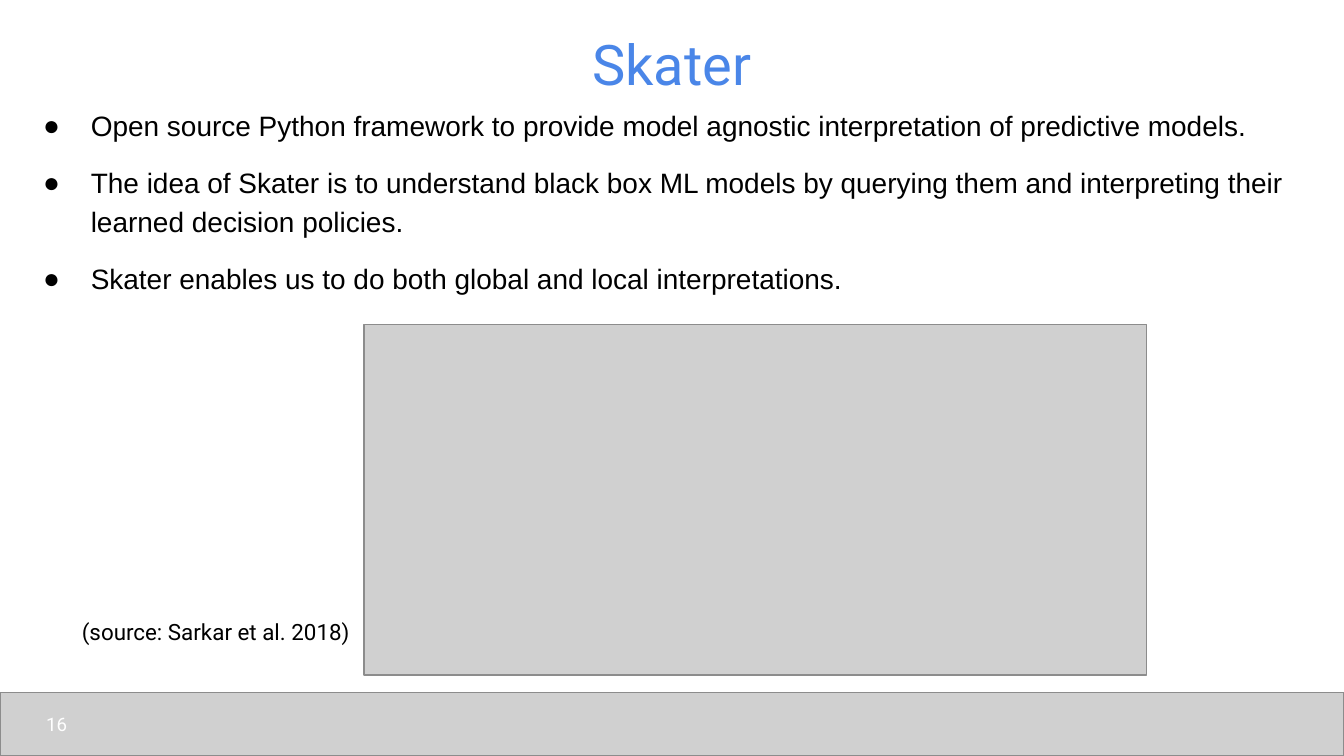
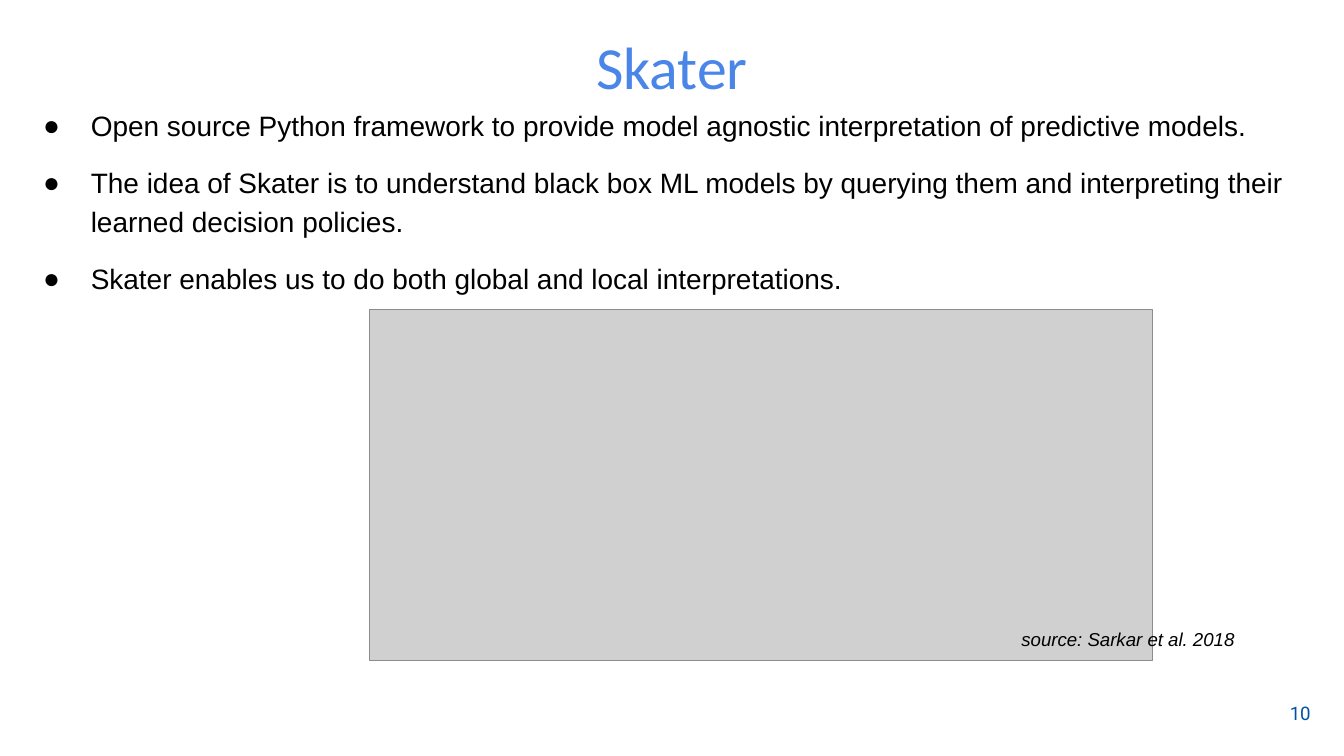
Before and after one commit to udel-cbcb/NIGMS-Sandbox-UD, a slide deck: slide 11 of Submodule_4/Lectures/Submodule_4_Lecture_2_Model_Tuning_Interpretation_Deployment.pptx (slide 16 before the commit). Drawn at 1344x756 pixels with LibreOffice and Linux fonts; fonts in the diff are those of the drawing; grey boxes stand for pictures; background and template pictures are left out. Boxes give left, top, right and bottom in pixels: in the first picture for what was removed or moved away, otherwise in the second. Text is boxed around its words. In the diff, an @@ line names an element or a change of style, - is before the commit and + after.

```diff
--- a/Submodule_4/Lectures/Submodule_4_Lecture_2_Model_Tuning_Interpretation_Deployment.pptx
+++ b/Submodule_4/Lectures/Submodule_4_Lecture_2_Model_Tuning_Interpretation_Deployment.pptx
@@ title "Skater" at (x1=596, y1=47, x2=748, y2=90): size 30 to 32 pt, font Roboto to Calibri @@
@@ picture moved from (x1=364, y1=324, x2=1146, y2=675) to (x1=370, y1=309, x2=1152, y2=660) @@
@@ text at (x1=1021, y1=632, x2=1234, y2=651): text changed; size 12 to 10 pt; font Roboto to Arial; italic on @@
-(source: Sarkar et al. 2018)
+source: Sarkar et al. 2018
@@ picture removed at (x1=0, y1=692, x2=1344, y2=755) @@
@@ page number removed at (x1=46, y1=718, x2=67, y2=731) @@
-16
@@ page number added at (x1=1290, y1=706, x2=1311, y2=721), 10 pt, text #00539F @@
+10
```
Also in this commit, not shown: 13 other slides changed, 6 slides removed, 1 other file.
